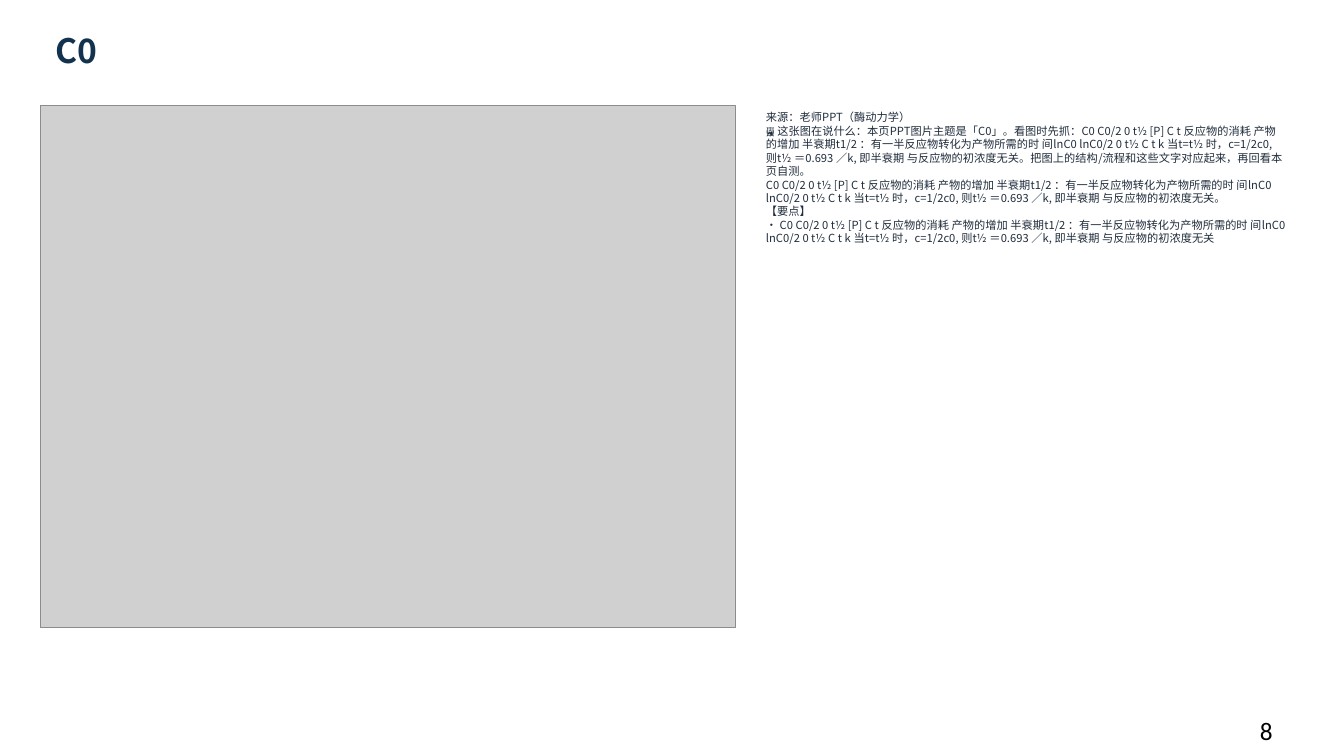
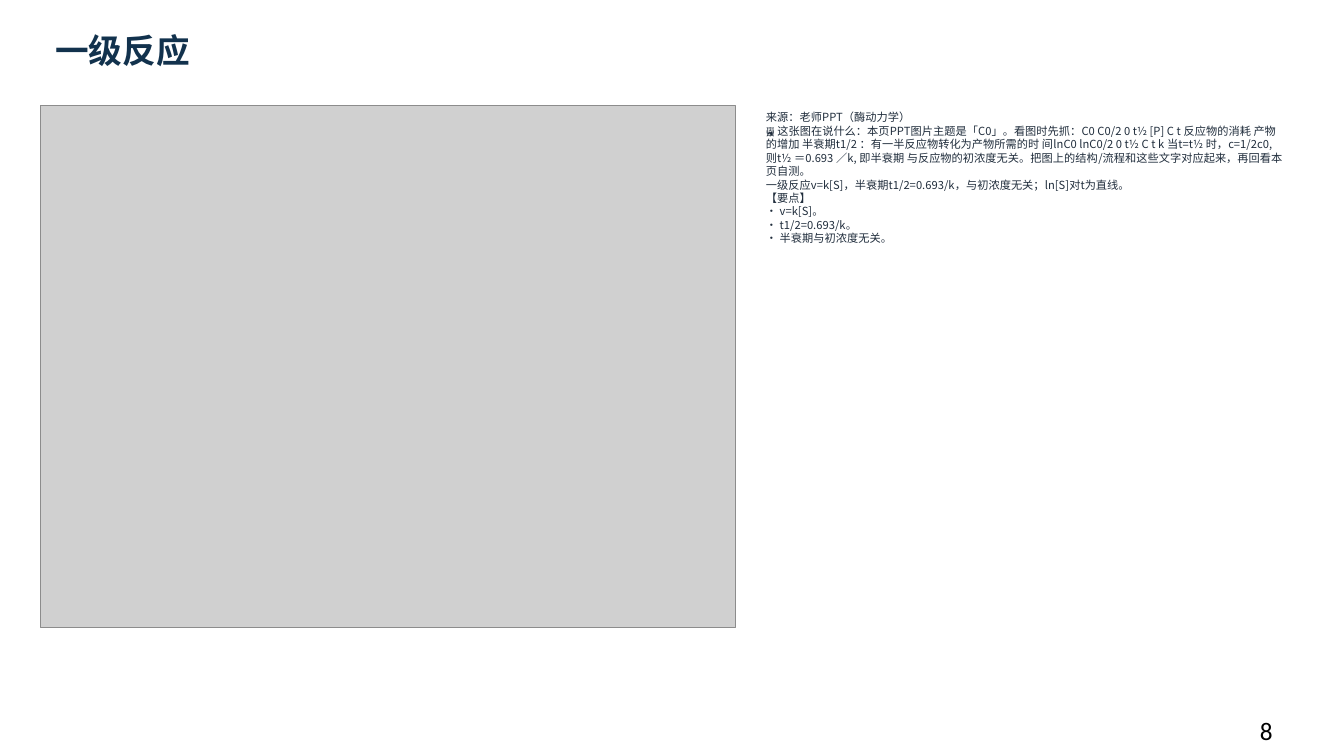
Before and after one commit to newkan-li/Biochemistry, a slide deck: slide 8 of downloads/bc07-ai-style.pptx. Drawn at 1344x756 pixels with LibreOffice and Linux fonts; fonts in the diff are those of the drawing; grey boxes stand for pictures. Boxes give left, top, right and bottom in pixels: in the first picture for what was removed or moved away, otherwise in the second. Text is boxed around its words. In the diff, an @@ line names an element or a change of style, - is before the commit and + after.

```diff
--- a/downloads/bc07-ai-style.pptx
+++ b/downloads/bc07-ai-style.pptx
@@ text at <box>55,34,189,66</box>: text changed @@
-C0
+一级反应
@@ text at <box>766,111,1283,243</box>: text changed @@
-来源：老师PPT（酶动力学）
-🖼 这张图在说什么：本页PPT图片主题是「C0」。看图时先抓：C0 C0/2 0 t½ [P] C t 反应物的消耗 产物的增加 半衰期t1/2 ：有一半反应物转化为产物所需的时 间lnC0 lnC0/2 0 t½ C t k 当t=t½ 时，c=1/2c0, 则t½ ＝0.693 ／k, 即半衰期 与反应物的初浓度无关。把图上的结构/流程和这些文字对应起来，再回看本页自测。
-C0 C0/2 0 t½ [P] C t 反应物的消耗 产物的增加 半衰期t1/2 ：有一半反应物转化为产物所需的时 间lnC0 lnC0/2 0 t½ C t k 当t=t½ 时，c=1/2c0, 则t½ ＝0.693 ／k, 即半衰期 与反应物的初浓度无关。
-【要点】
-• C0 C0/2 0 t½ [P] C t 反应物的消耗 产物的增加 半衰期t1/2 ：有一半反应物转化为产物所需的时 间lnC0 lnC0/2 0 t½ C t k 当t=t½ 时，c=1/2c0, 则t½ ＝0.693 ／k, 即半衰期 与反应物的初浓度无关
+来源：老师PPT（酶动力学）
+🖼 这张图在说什么：本页PPT图片主题是「C0」。看图时先抓：C0 C0/2 0 t½ [P] C t 反应物的消耗 产物的增加 半衰期t1/2 ：有一半反应物转化为产物所需的时 间lnC0 lnC0/2 0 t½ C t k 当t=t½ 时，c=1/2c0, 则t½ ＝0.693 ／k, 即半衰期 与反应物的初浓度无关。把图上的结构/流程和这些文字对应起来，再回看本页自测。
+一级反应v=k[S]，半衰期t1/2=0.693/k，与初浓度无关；ln[S]对t为直线。
+【要点】
+• v=k[S]。
+• t1/2=0.693/k。
+• 半衰期与初浓度无关。
```
Also in this commit, not shown: 24 other slides changed, 12 slides added, 10 other files.
